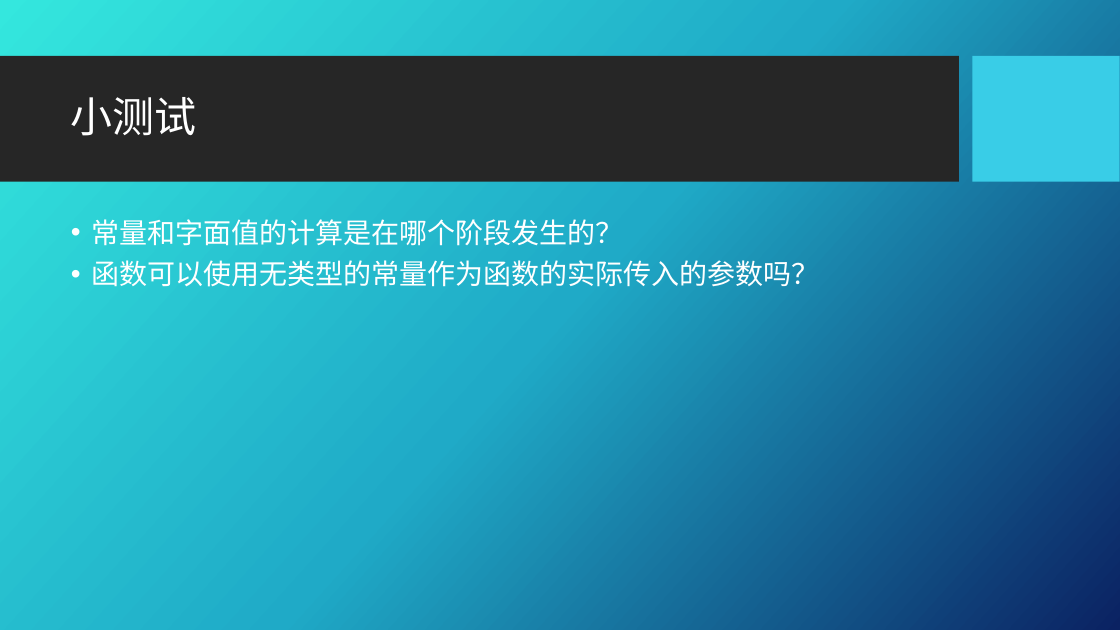
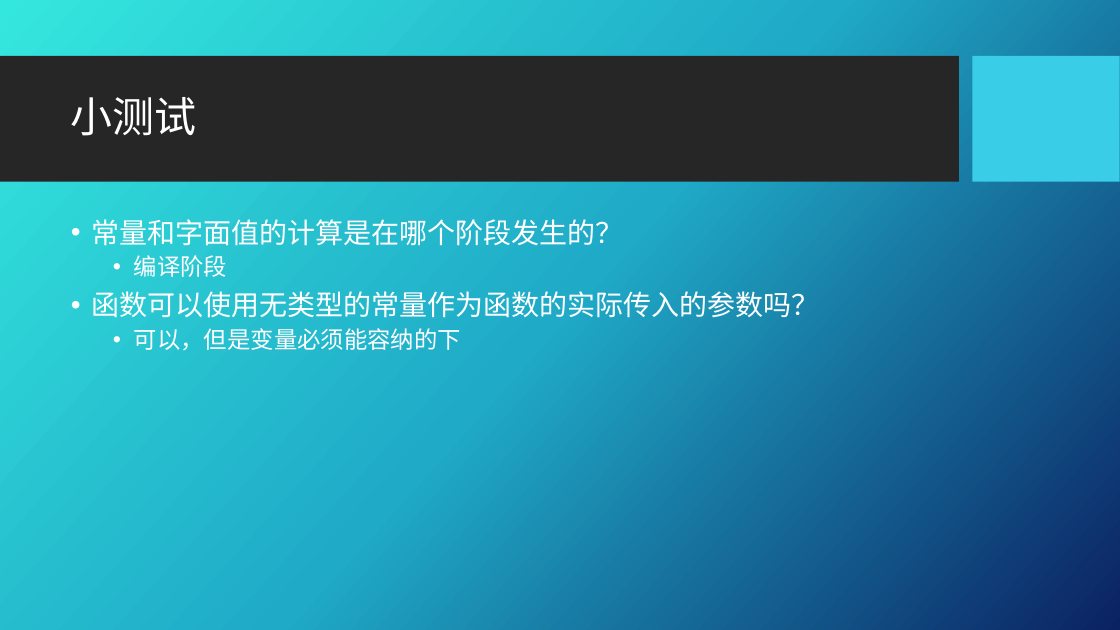
Before and after one commit to Applevegetable/note, a slide deck: slide 11 of PPT/Go 08.pptx. Drawn at 1120x630 pixels with LibreOffice and Linux fonts; fonts in the diff are those of the drawing; background and template pictures are left out. Boxes give left, top, right and bottom in pixels: in the first picture for what was removed or moved away, otherwise in the second. Text is boxed around its words. In the diff, an @@ line names an element or a change of style, - is before the commit and + after.

```diff
--- a/PPT/Go 08.pptx
+++ b/PPT/Go 08.pptx
@@ text at (134, 255, 227, 277): paragraph added @@
+  • 编译阶段
@@ text at (134, 328, 461, 351): paragraph added @@
+  • 可以，但是变量必须能容纳的下
```
Also in this commit, not shown: 13 other files.
